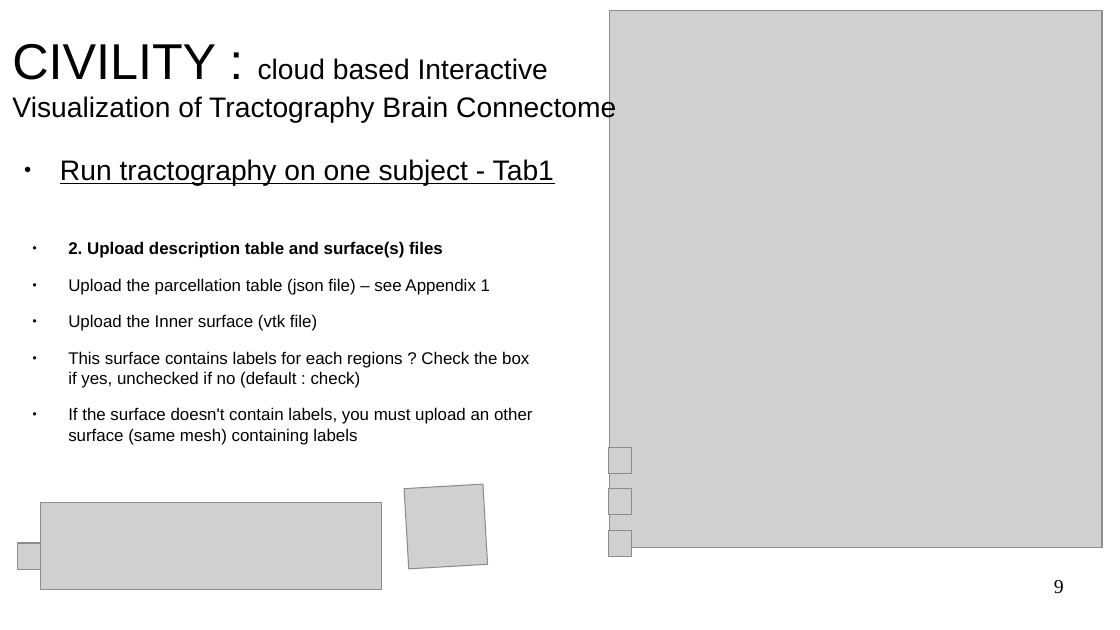
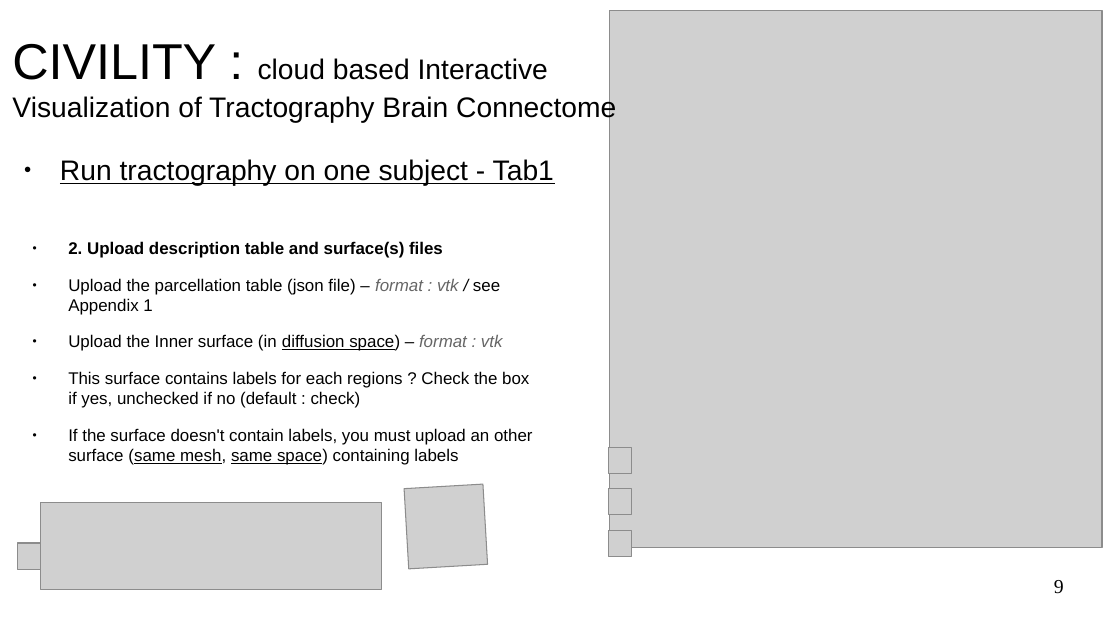
Before and after one commit to NIRALUser/CIVILITY, a slide deck: slide 9 of Documentation/tutoBrainTractographyApp.odp. Drawn at 1120x630 pixels with LibreOffice and Linux fonts; fonts in the diff are those of the drawing; grey boxes stand for pictures; background and template pictures are left out. Boxes give left, top, right and bottom in pixels: in the first picture for what was removed or moved away, otherwise in the second. Text is boxed around its words. In the diff, an @@ line names an element or a change of style, - is before the commit and + after.

```diff
--- a/Documentation/tutoBrainTractographyApp.odp
+++ b/Documentation/tutoBrainTractographyApp.odp
@@ text at box(68, 278, 503, 351): text changed @@
-● Upload the parcellation table (json file) – see Appendix 1
-● Upload the Inner surface (vtk file)
+● Upload the parcellation table (json file) – format : vtk / see Appendix 1
+● Upload the Inner surface (in diffusion space) – format : vtk
@@ text at box(68, 428, 533, 465): text changed @@
-● If the surface doesn't contain labels, you must upload an other surface (same mesh) containing labels
+● If the surface doesn't contain labels, you must upload an other surface (same mesh, same space) containing labels
```
Also in this commit, not shown: 5 other slides changed, 1 slide added, 2 slides removed, 1 other file.
